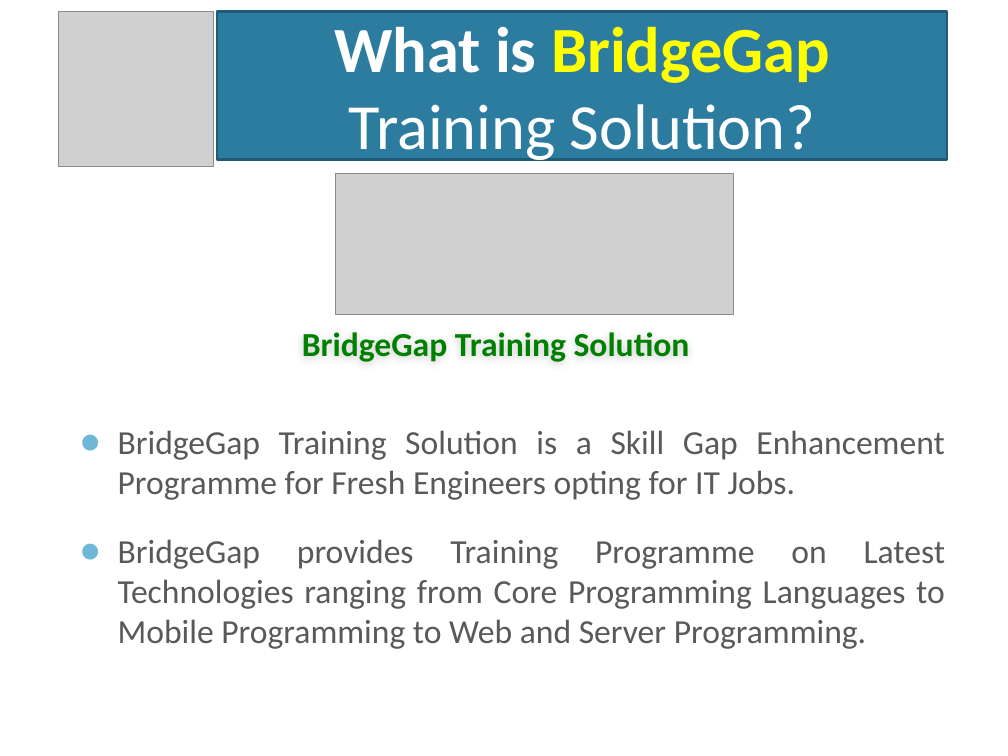
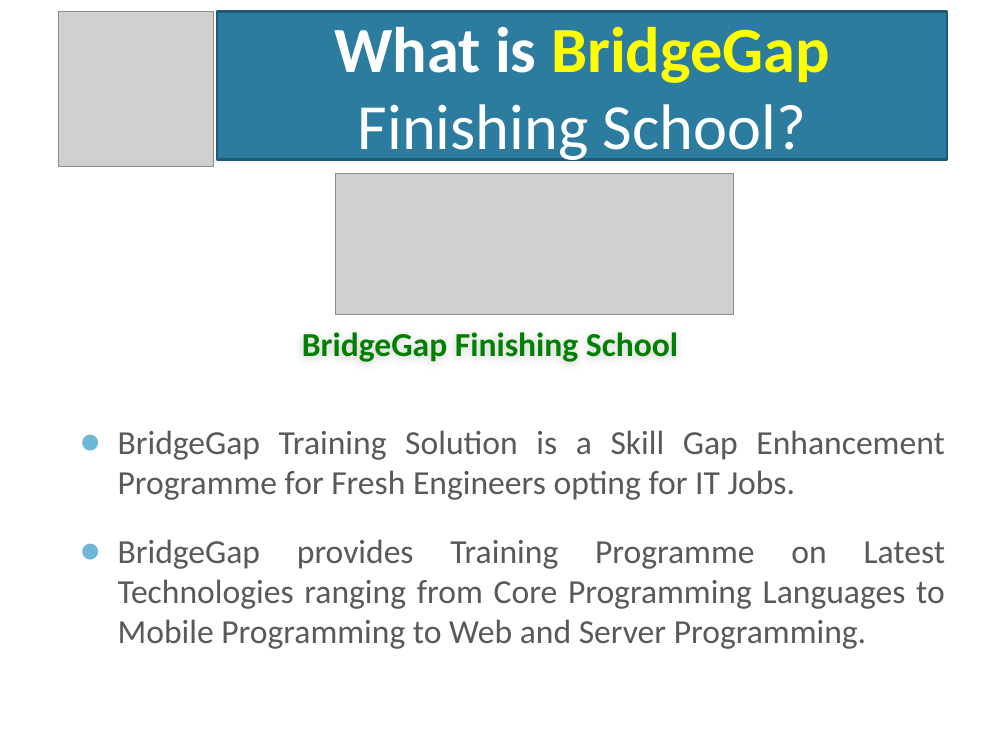
Before and after one commit to NarayanMahadevan/MakeTechEzResources, a slide deck: slide 15 of Documents/MakeTechEzTrainingProgramme.pptx. Drawn at 1008x756 pixels with LibreOffice and Linux fonts; fonts in the diff are those of the drawing; grey boxes stand for pictures; background and template pictures are left out. Boxes give left, top, right and bottom in pixels: in the first picture for what was removed or moved away, otherwise in the second. Text is boxed around its words. In the diff, an @@ line names an element or a change of style, - is before the commit and + after.

Commit message:
Added BridgeGap Preso

```diff
--- a/Documents/MakeTechEzTrainingProgramme.pptx
+++ b/Documents/MakeTechEzTrainingProgramme.pptx
@@ title at (x1=334, y1=27, x2=830, y2=166): text changed @@
-What is BridgeGap Training Solution?
+What is BridgeGap Finishing School?
@@ text at (x1=302, y1=332, x2=678, y2=362): text changed @@
-BridgeGap Training Solution
+BridgeGap Finishing School
```
Also in this commit, not shown: 13 other slides changed, 1 slide added, 8 other files.
